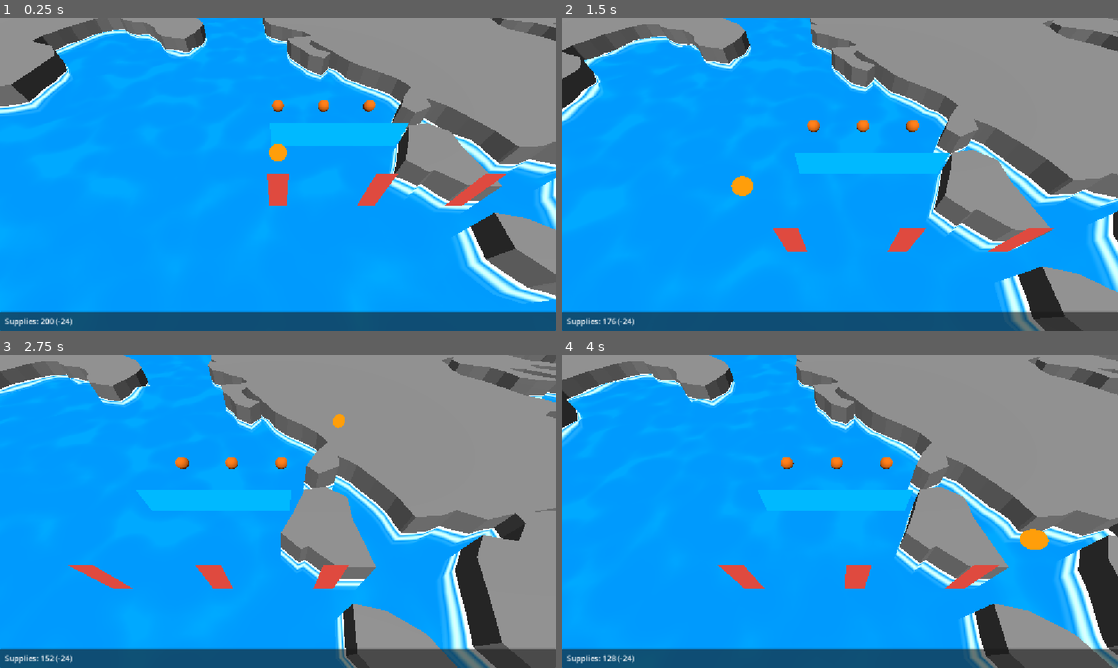
Above: before the commit, frames 1-4 (two rows, left to right).
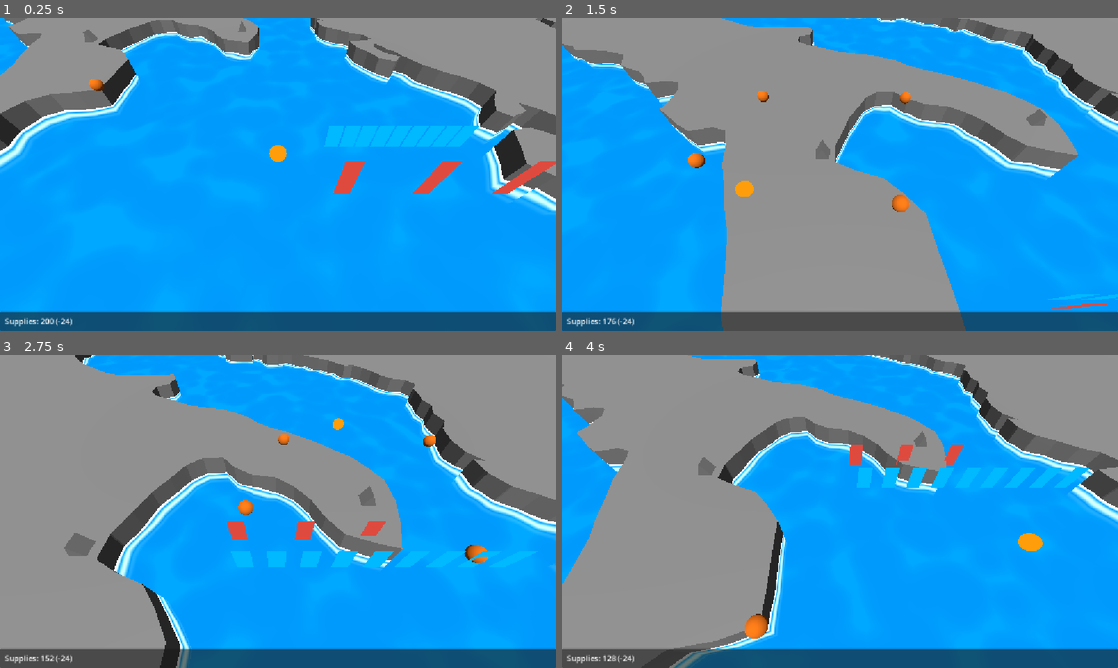
Above: after the commit, the same moments.

Repository: DatYak/Brackeys-Jam-26
Game: Godot game, scene res://scenes/game.tscn
Two runs of this game, one before a commit and one after it. Both use one fixed random seed, a clock stepped at 60 frames per second and the inputs below.
Inputs (mouse positions are in pixels of both pictures, inside the frame that each line leads up to):
- Up to frame 1 (0.25 s): no input
- Up to frame 2 (1.5 s): tap Enter (ui_accept) at 0.5, 0.77 s; move the mouse to (962, 158) at 0.52 s; hold D (move_right) 0.53-1.25 s; tap Space (next_turn) at 0.6 s; click (962, 158) at 0.67 s; drag from (728, 190) to (812, 237) at 1.27 s
- Up to frame 3 (2.75 s): move the mouse to (333, 442) at 2.02 s; hold D (move_right) from 2.03 s (still down); tap Space (next_turn) at 2.1 s
- Up to frame 4 (4 s): release D (move_right) at 2.75 s; drag from (812, 574) to (673, 464) at 2.77 s; move the mouse to (1006, 558) at 3.52 s; hold A (move_left) from 3.53 s (still down); tap Space (next_turn) at 3.6 s; tap Enter (ui_accept) at 3.77 s

The runs differ from the first frame. In frame 1, 30% of the frame differs, in the area x 0-100%, y 0-92%; in frame 2, 62%; in frame 3, 71%, in the area x 0-100%, y 0-100%; in frame 4, 66%.

Commit message:
Setup base camp stuffs

Diff:
--- /dev/null
+++ b/scenes/BaseCampCollection.tscn
@@ -0,0 +1,91 @@
+[gd_scene format=3 uid="uid://dxdfke80qnatm"]
+
+[ext_resource type="Script" uid="uid://dobdtk3saa76n" path="res://scripts/BaseCampCollection.gd" id="1_kbmp2"]
+[ext_resource type="Script" uid="uid://cxls3h65k77qk" path="res://scripts/BaseCamp.gd" id="2_mugh4"]
+
+[sub_resource type="PrismMesh" id="PrismMesh_hgkml"]
+
+[node name="BaseCampCollection" type="Node" unique_id=1991588896]
+script = ExtResource("1_kbmp2")
+metadata/_custom_type_script = "uid://dobdtk3saa76n"
+
+[node name="BaseCamp" type="Node3D" parent="." unique_id=977315488]
+script = ExtResource("2_mugh4")
+metadata/_custom_type_script = "uid://cxls3h65k77qk"
+
+[node name="MeshInstance3D" type="MeshInstance3D" parent="BaseCamp" unique_id=304699300]
+mesh = SubResource("PrismMesh_hgkml")
+
+[node name="MissionLocations" type="Node" parent="BaseCamp" unique_id=1914927519]
+
+[node name="Node3D" type="Node3D" parent="BaseCamp/MissionLocations" unique_id=712478372]
+transform = Transform3D(1, 0, 0, 0, 1, 0, 0, 0, 1, -5.8881273, 0, -6.9762187)
+
+[node name="Node3D2" type="Node3D" parent="BaseCamp/MissionLocations" unique_id=54905556]
+transform = Transform3D(1, 0, 0, 0, 1, 0, 0, 0, 1, 7.29722, 0, -6.725461)
+
+[node name="Node3D3" type="Node3D" parent="BaseCamp/MissionLocations" unique_id=1210916069]
+transform = Transform3D(1, 0, 0, 0, 1, 0, 0, 0, 1, 4.802769, 0, 4.457325)
+
+[node name="Node3D4" type="Node3D" parent="BaseCamp/MissionLocations" unique_id=2021190975]
+transform = Transform3D(1, 0, 0, 0, 1, 0, 0, 0, 1, -8.568383, 0, 1.0644789)
+
+[node name="GeneralsLocation" type="Node3D" parent="BaseCamp" unique_id=1431943929]
+transform = Transform3D(1, 0, 0, 0, 1, 0, 0, 0, 1, 0, 0, -3.6990952)
+
+[node name="TroopsLocation" type="Node3D" parent="BaseCamp" unique_id=1385925040]
+transform = Transform3D(1, 0, 0, 0, 1, 0, 0, 0, 1, 0, 0, -1.2254946)
+
+[node name="BaseCamp2" type="Node3D" parent="." unique_id=1105519655]
+script = ExtResource("2_mugh4")
+metadata/_custom_type_script = "uid://cxls3h65k77qk"
+
+[node name="MeshInstance3D" type="MeshInstance3D" parent="BaseCamp2" unique_id=733458043]
+mesh = SubResource("PrismMesh_hgkml")
+
+[node name="MissionLocations" type="Node" parent="BaseCamp2" unique_id=1190793787]
+
+[node name="Node3D" type="Node3D" parent="BaseCamp2/MissionLocations" unique_id=301976440]
+transform = Transform3D(1, 0, 0, 0, 1, 0, 0, 0, 1, -5.8881273, 0, -6.9762187)
+
+[node name="Node3D2" type="Node3D" parent="BaseCamp2/MissionLocations" unique_id=953993386]
+transform = Transform3D(1, 0, 0, 0, 1, 0, 0, 0, 1, 7.29722, 0, -6.725461)
+
+[node name="Node3D3" type="Node3D" parent="BaseCamp2/MissionLocations" unique_id=1198034518]
+transform = Transform3D(1, 0, 0, 0, 1, 0, 0, 0, 1, 4.802769, 0, 4.457325)
+
+[node name="Node3D4" type="Node3D" parent="BaseCamp2/MissionLocations" unique_id=453114279]
+transform = Transform3D(1, 0, 0, 0, 1, 0, 0, 0, 1, -8.568383, 0, 1.0644789)
+
+[node name="GeneralsLocation" type="Node3D" parent="BaseCamp2" unique_id=658756276]
+transform = Transform3D(1, 0, 0, 0, 1, 0, 0, 0, 1, 0, 0, -3.6990952)
+
+[node name="TroopsLocation" type="Node3D" parent="BaseCamp2" unique_id=391561042]
+transform = Transform3D(1, 0, 0, 0, 1, 0, 0, 0, 1, 0, 0, -1.2254946)
+
+[node name="BaseCamp3" type="Node3D" parent="." unique_id=2091435887]
+script = ExtResource("2_mugh4")
+metadata/_custom_type_script = "uid://cxls3h65k77qk"
+
+[node name="MeshInstance3D" type="MeshInstance3D" parent="BaseCamp3" unique_id=1591018915]
+mesh = SubResource("PrismMesh_hgkml")
+
+[node name="MissionLocations" type="Node" parent="BaseCamp3" unique_id=2046263147]
+
+[node name="Node3D" type="Node3D" parent="BaseCamp3/MissionLocations" unique_id=699638474]
+transform = Transform3D(1, 0, 0, 0, 1, 0, 0, 0, 1, -5.8881273, 0, -6.9762187)
+
+[node name="Node3D2" type="Node3D" parent="BaseCamp3/MissionLocations" unique_id=1869040691]
+transform = Transform3D(1, 0, 0, 0, 1, 0, 0, 0, 1, 7.29722, 0, -6.725461)
+
+[node name="Node3D3" type="Node3D" parent="BaseCamp3/MissionLocations" unique_id=537608675]
+transform = Transform3D(1, 0, 0, 0, 1, 0, 0, 0, 1, 4.802769, 0, 4.457325)
+
+[node name="Node3D4" type="Node3D" parent="BaseCamp3/MissionLocations" unique_id=194728328]
+transform = Transform3D(1, 0, 0, 0, 1, 0, 0, 0, 1, -8.568383, 0, 1.0644789)
+
+[node name="GeneralsLocation" type="Node3D" parent="BaseCamp3" unique_id=1071918854]
+transform = Transform3D(1, 0, 0, 0, 1, 0, 0, 0, 1, 0, 0, -3.6990952)
+
+[node name="TroopsLocation" type="Node3D" parent="BaseCamp3" unique_id=523425297]
+transform = Transform3D(1, 0, 0, 0, 1, 0, 0, 0, 1, 0, 0, -1.2254946)
--- a/scenes/camera.tscn
+++ b/scenes/camera.tscn
@@ -1,7 +1,7 @@
 [gd_scene format=3 uid="uid://bx0klj2a3og8x"]
 
 [ext_resource type="PackedScene" uid="uid://by4hahqc0135s" path="res://scenes/cursor.tscn" id="1_a3ute"]
-[ext_resource type="Script" uid="uid://s6yxjjpblerw" path="res://CameraController.gd" id="1_kod1s"]
+[ext_resource type="Script" uid="uid://s6yxjjpblerw" path="res://scripts/CameraController.gd" id="1_kod1s"]
 
 [node name="Camera3D" type="Camera3D" unique_id=510139522]
 script = ExtResource("1_kod1s")
--- a/scenes/character_pieces.tscn
+++ b/scenes/character_pieces.tscn
@@ -1,20 +1,12 @@
 [gd_scene format=3 uid="uid://blrc2v3uci8t5"]
 
-[ext_resource type="Script" uid="uid://osv2dteh7ecs" path="res://scripts/CharacterMovement.gd" id="1_4ou60"]
 [ext_resource type="PackedScene" uid="uid://cdo7qi0gm8d4q" path="res://scenes/pickup_target.tscn" id="2_iddmo"]
 [ext_resource type="Script" uid="uid://bqakgxmpo7avk" path="res://scripts/CharacterStats.gd" id="2_x6vh2"]
 [ext_resource type="PackedScene" uid="uid://b4qil3k5eqjrc" path="res://scenes/unit_inspect_UI.tscn" id="4_6u7cp"]
 
-[sub_resource type="CapsuleShape3D" id="CapsuleShape3D_oe4dw"]
-
 [node name="CharacterPieces" type="Node" unique_id=993495228]
 
-[node name="CharacterMovement" type="CharacterBody3D" parent="." unique_id=433720663]
-script = ExtResource("1_4ou60")
-metadata/_custom_type_script = "uid://osv2dteh7ecs"
-
-[node name="CollisionShape3D" type="CollisionShape3D" parent="CharacterMovement" unique_id=589097342]
-shape = SubResource("CapsuleShape3D_oe4dw")
+[node name="CharacterMovement" type="Node3D" parent="." unique_id=127005788]
 
 [node name="pickup_target" parent="CharacterMovement" unique_id=300074426 instance=ExtResource("2_iddmo")]
 
--- a/scenes/general.tscn
+++ b/scenes/general.tscn
@@ -29,6 +29,7 @@
 [node name="DropoffRegion" parent="CharacterPieces/CharacterMovement" parent_id_path=PackedInt32Array(993495228, 433720663) index="2" unique_id=1476246399 node_paths=PackedStringArray("general") instance=ExtResource("3_pduxd")]
 script = ExtResource("4_1aar8")
 general = NodePath("../../..")
+troop_distance = 1.5
 interact_type = 1
 
 [editable path="CharacterPieces"]
--- a/scenes/interactive_map.tscn
+++ b/scenes/interactive_map.tscn
@@ -2,6 +2,7 @@
 
 [ext_resource type="PackedScene" uid="uid://bx0klj2a3og8x" path="res://scenes/camera.tscn" id="1_x3wbd"]
 [ext_resource type="ArrayMesh" uid="uid://fiqkwm3yjh1c" path="res://meshes/SM_Land.obj" id="2_a5d1k"]
+[ext_resource type="PackedScene" uid="uid://dxdfke80qnatm" path="res://scenes/BaseCampCollection.tscn" id="4_dubcs"]
 [ext_resource type="Shader" uid="uid://dn6xs4jqcwjdp" path="res://shaders/water.tres" id="4_y1iwg"]
 
 [sub_resource type="PlaneMesh" id="PlaneMesh_gpgns"]
@@ -52,3 +53,18 @@
 
 [node name="DirectionalLight3D" type="DirectionalLight3D" parent="." unique_id=346729538]
 transform = Transform3D(1, 0, 0, 0, 0.4435283, 0.8962605, 0, -0.8962605, 0.4435283, 0, 0, 0)
+
+[node name="BaseCampCollections" type="Node" parent="." unique_id=1186310622]
+
+[node name="BaseCampCollection" parent="BaseCampCollections" unique_id=1991588896 instance=ExtResource("4_dubcs")]
+
+[node name="BaseCamp" parent="BaseCampCollections/BaseCampCollection" index="0" unique_id=977315488]
+transform = Transform3D(1, 0, 0, 0, 1, 0, 0, 0, 1, -31.204447, 1.3529654, 0)
+
+[node name="BaseCamp2" parent="BaseCampCollections/BaseCampCollection" index="1" unique_id=1105519655]
+transform = Transform3D(1, 0, 0, 0, 1, 0, 0, 0, 1, -30.67857, 1.689064, -17.71349)
+
+[node name="BaseCamp3" parent="BaseCampCollections/BaseCampCollection" index="2" unique_id=2091435887]
+transform = Transform3D(1, 0, 0, 0, 1, 0, 0, 0, 1, -12.631004, 1.5489044, -21.650005)
+
+[editable path="BaseCampCollections/BaseCampCollection"]
--- a/scenes/troop.tscn
+++ b/scenes/troop.tscn
@@ -14,7 +14,7 @@
 
 [node name="CharacterPieces" parent="." unique_id=993495228 instance=ExtResource("2_37opx")]
 
-[node name="pickup_target" parent="CharacterPieces/CharacterMovement" parent_id_path=PackedInt32Array(993495228, 433720663) index="1" unique_id=300074426]
+[node name="pickup_target" parent="CharacterPieces/CharacterMovement" parent_id_path=PackedInt32Array(993495228, 127005788) index="0" unique_id=300074426]
 interact_type = 1
 
 [node name="MeshInstance3D" parent="CharacterPieces/CharacterMovement/pickup_target" index="0" unique_id=1025050091]
--- /dev/null
+++ b/scripts/BaseCamp.gd
@@ -0,0 +1,47 @@
+class_name BaseCamp extends Node3D
+
+@onready var missionsParent : Node = $MissionLocations
+@onready var generalDefaultLocation: Node3D = $GeneralsLocation
+@onready var troopDefaultLocation : Node3D = $TroopsLocation
+@export var troop_distance_apart = 2
+@export var general_distance_apart = 4
+@export var travel_time = 2
+
+var missionScene = preload("res://scenes/mission.tscn")
+var missionLocations : Array[Node3D] = []
+var missions : Array[Mission] = []
+
+func _ready() -> void:
+	for node in missionsParent.get_children():
+		if node is Node3D:
+			missionLocations.append(node as Node3D)
+
+func spawn_missions() -> Array[Mission]:
+
+	for i in range(4):
+		var mission : Mission = missionScene.instantiate() as Mission
+		missions.append(mission)
+		add_child(mission)
+		mission.position = missionLocations[i].position
+	return missions
+
+
+func exit_camp():
+	for mission in missions:
+		mission.queue_free()
+
+	missions.clear()
+
+func send_to_camp(generals : Array[General], troops : Array[Troop]):
+
+	for i in range(troops.size()):
+		var new_location = troopDefaultLocation.global_position
+		new_location.x += i * troop_distance_apart
+		var tween = get_tree().create_tween()
+		tween.tween_property(troops[i].movement, "global_position", new_location, travel_time)
+
+	for i in range(generals.size()):
+		var new_location = generalDefaultLocation.global_position
+		new_location.x += i * general_distance_apart
+		var tween = get_tree().create_tween()
+		tween.tween_property(generals[i].movement, "global_position", new_location, travel_time)
--- /dev/null
+++ b/scripts/BaseCampCollection.gd
@@ -0,0 +1,8 @@
+class_name BaseCampCollection extends Node
+
+var contents : Array[BaseCamp]
+
+func _ready() -> void:
+	for node in get_children():
+		if node is BaseCamp:
+			contents.append(node as BaseCamp)
--- a/scripts/Character.gd
+++ b/scripts/Character.gd
@@ -1,7 +1,8 @@
 class_name Character extends Node
 
 @onready var stats : CharacterStats = $CharacterPieces/CharacterStats
-@onready var movement : CharacterMovement = $CharacterPieces/CharacterMovement
+@onready var movement : Node3D = $CharacterPieces/CharacterMovement
+@onready var pickupTarget : PickupTarget = $CharacterPieces/CharacterMovement/pickup_target
 
 @export var character_name = ""
 
--- a/scripts/Game.gd
+++ b/scripts/Game.gd
@@ -24,29 +24,43 @@
 
 var troopScene = preload("res://scenes/troop.tscn")
 var generalScene = preload("res://scenes/general.tscn")
-var missionScene = preload("res://scenes/mission.tscn")
 var player_scene = preload("res://scenes/player.tscn")
 
 var allTroops : Array[Troop] = []
 var allGenerals: Array[General] = []
-var allMissions: Array[Mission] = []
+var allMissions : Array[Mission]
 var player:Player
+
+var boons = 0
+
+
+@onready var camera : CameraController = $InteractiveMap/Camera3D
+@onready var baseCampCollectionsParent : Node = $InteractiveMap/BaseCampCollections
+var baseCampCollectionsByBoon : Array[BaseCampCollection] = []
+var currentBaseCampIndex = 0
+var activeBaseCamp : BaseCamp
 
 signal _on_supplies_found (supplies: int)
 signal _on_favor_earned (favor: int)
 signal _on_boon_earned
-
+var boon_earned_last_mission = false
 # Called when the node enters the scene tree for the first time.
 func _ready() -> void:
 	spawn_troops(AMOUNT_OF_TROOPS, STATS_TO_DISTRIBUTE, MIN_STATS_PER_TROOP, LOYALTY_TO_DISTRIBUTE, MIN_LOYALTY_PER_TROOP)
 	spawn_generals()
-	spawn_missions()
 	player = player_scene.instantiate() as Player
 	add_child(player)
 	player.game = self
 
 	_on_supplies_found.connect(player.add_supplies)
 	_on_favor_earned.connect(player.add_favor)
+
+	for node in baseCampCollectionsParent.get_children():
+		if node is BaseCampCollection:
+			baseCampCollectionsByBoon.append(node as BaseCampCollection)
+
+	boon_earned_last_mission = true
+	move_to_new_base_camp()
 
 func _process(delta: float) -> void:
 	if Input.is_action_just_pressed("next_turn"):
@@ -60,13 +74,31 @@
 		mission.perform_mission(self, general, general.party)
 
 	for troop:Character in allTroops:
-		troop.movement.pickup.reset_position()
+		troop.pickupTarget.reset_position()
 
 	for troop:Character in allGenerals:
-		troop.movement.pickup.reset_position()
+		troop.pickupTarget.reset_position()
 
 	# Do this last, technically the start of next turn.
 	player.expend_turn_supplies()
+	move_to_new_base_camp()
+
+func move_to_new_base_camp() -> void:
+
+	if (activeBaseCamp != null):
+		activeBaseCamp.exit_camp()
+
+	if (boon_earned_last_mission):
+		boon_earned_last_mission = false
+		currentBaseCampIndex = 0
+	else:
+		currentBaseCampIndex += 1
+		currentBaseCampIndex %= baseCampCollectionsByBoon[boons].contents.size()
+
+	activeBaseCamp = baseCampCollectionsByBoon[boons].contents[currentBaseCampIndex]
+	allMissions = activeBaseCamp.spawn_missions()
+	activeBaseCamp.send_to_camp(allGenerals, allTroops)
+	camera.center_on_point(activeBaseCamp.position)
 
 ## Get the number of units (troops + generals)
 func get_unit_count() -> int:
@@ -100,7 +132,7 @@
 		add_child(troop)
 		troop.movement.position.x = i
 		troop.movement.position.y = 1
-		troop.movement.set_initial_position()
+		troop.pickupTarget.set_initial_position()
 
 	for i in range(statsToDistribute - (minStatsPerTroop * amount)):
 		var randomIndex = randi() % amount
@@ -124,18 +156,11 @@
 		allGenerals.append(general)
 		add_child(general)
 		general.movement.position = Vector3(i * 5, 1, 5)
-		general.movement.set_initial_position()
+		general.pickupTarget.set_initial_position()
 
 	assign_stats_and_loyalty(allGenerals[0], LOYAL_GENERAL_STATS, LOYAL_GENERAL_LOYALTY)
 	assign_stats_and_loyalty(allGenerals[1], SKILLED_GENERAL_STATS, SKILLED_GENERAL_LOYALTY)
 	assign_stats_and_loyalty(allGenerals[2], DISLOYAL_GENERAL_STATS, DISLOYAL_GENERAL_LOYALTY)
-
-func spawn_missions() -> void:
-	for i in range(4):
-		var mission : Mission = missionScene.instantiate() as Mission
-		allMissions.append(mission)
-		add_child(mission)
-		mission.global_position = Vector3 (i * 4, 0, -5)
 
 func assign_stats_and_loyalty(character : Character, totalStats: int, loyalty: int):
 	if totalStats > MAX_STAT_VALUE * STAT_COUNT:
@@ -158,6 +183,8 @@
 
 func on_boon_earned() -> void:
 	print ("Boon earned")
+	boons += 1
+	boon_earned_last_mission = true
 
 func on_supplies_empty() -> void:
 	#LOSE
--- a/scripts/dropoff_general.gd
+++ b/scripts/dropoff_general.gd
@@ -22,5 +22,5 @@
 	var angle = 0
 	for troop:Troop in general.party:
 		var location = Vector3(troop_distance,1,0).rotated(Vector3.UP, deg_to_rad(angle))
-		troop.movement.pickup.dragged_element.global_position = general.movement.global_position + location
+		troop.pickupTarget.dragged_element.global_position = general.movement.global_position + location
 		angle += angle_inc
Not shown, added: scripts/BaseCamp.gd.uid
Not shown, added: scripts/BaseCampCollection.gd.uid
Renamed: CameraController.gd -> scripts/CameraController.gd
Renamed: CameraController.gd.uid -> scripts/CameraController.gd.uid
Renamed: TextFileLoader.gd -> scripts/TextFileLoader.gd
Renamed: TextFileLoader.gd.uid -> scripts/TextFileLoader.gd.uid
